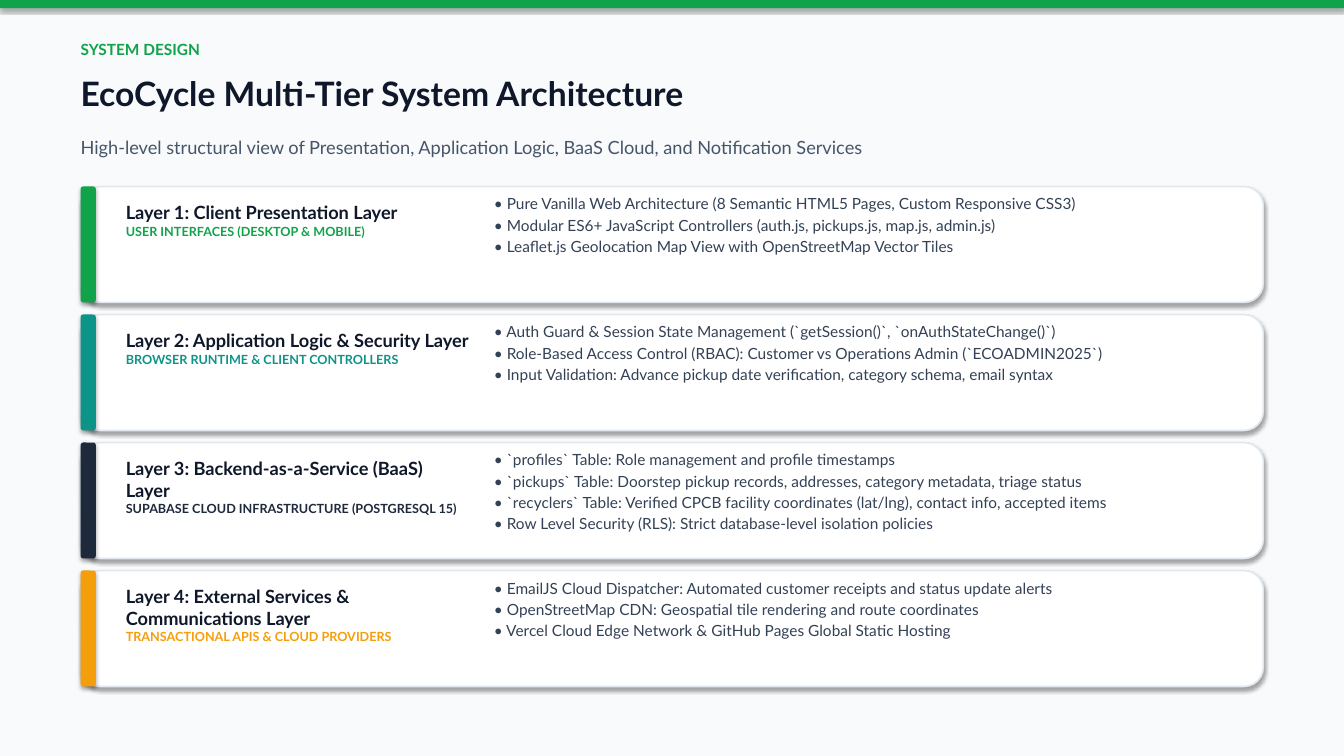
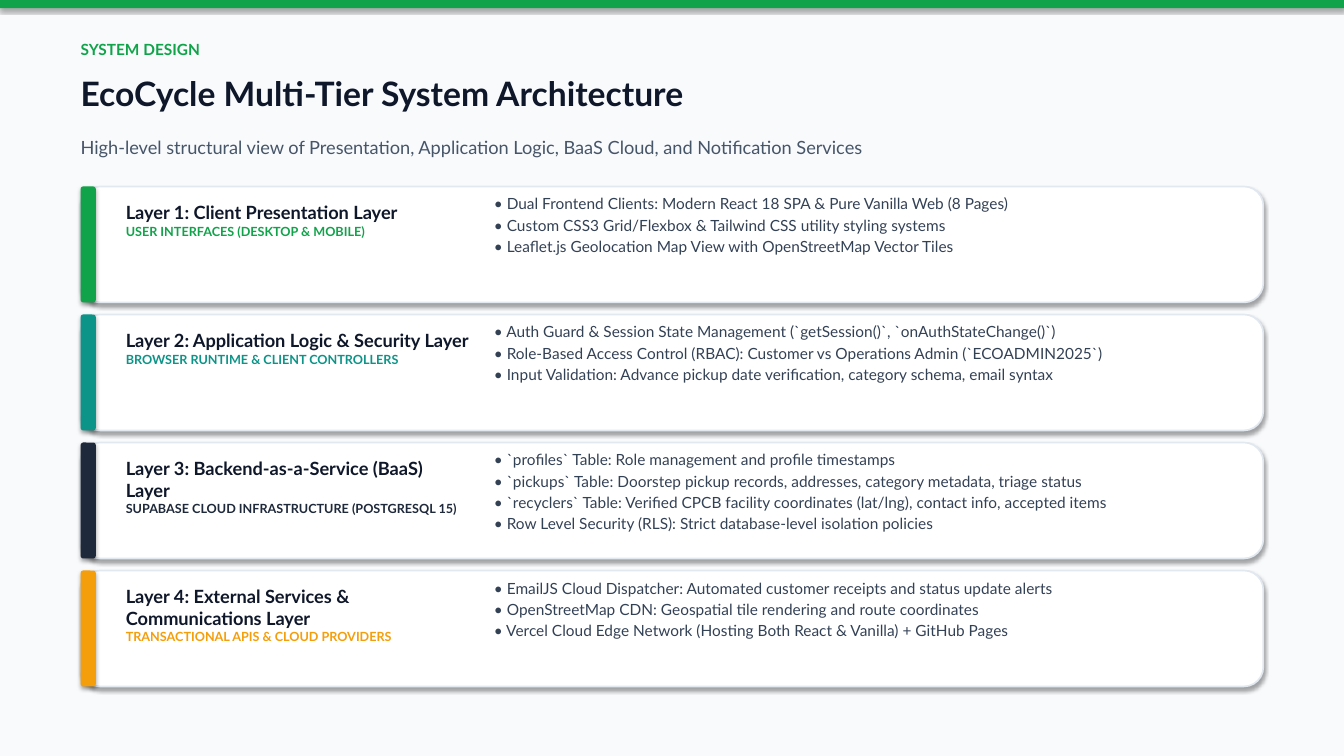
Before and after one commit to chandan-bk/ecocycle-vanilla, a slide deck: slide 7 of EcoCycle_Project_Presentation.pptx. Drawn at 1344x756 pixels with LibreOffice and Linux fonts; fonts in the diff are those of the drawing. Boxes give left, top, right and bottom in pixels: in the first picture for what was removed or moved away, otherwise in the second. Text is boxed around its words. In the diff, an @@ line names an element or a change of style, - is before the commit and + after.

Commit message:
docs(presentation): update presentation for general delivery with both React and Vanilla live sites

```diff
--- a/EcoCycle_Project_Presentation.pptx
+++ b/EcoCycle_Project_Presentation.pptx
@@ text at box(507, 197, 1008, 234): text changed @@
-• Pure Vanilla Web Architecture (8 Semantic HTML5 Pages, Custom Responsive CSS3)
-• Modular ES6+ JavaScript Controllers (auth.js, pickups.js, map.js, admin.js)
+• Dual Frontend Clients: Modern React 18 SPA & Pure Vanilla Web (8 Pages)
+• Custom CSS3 Grid/Flexbox & Tailwind CSS utility styling systems
@@ text at box(506, 624, 1008, 639): text changed @@
-• Vercel Cloud Edge Network & GitHub Pages Global Static Hosting
+• Vercel Cloud Edge Network (Hosting Both React & Vanilla) + GitHub Pages
```
Also in this commit, not shown: 6 other slides changed, 1 other file.
